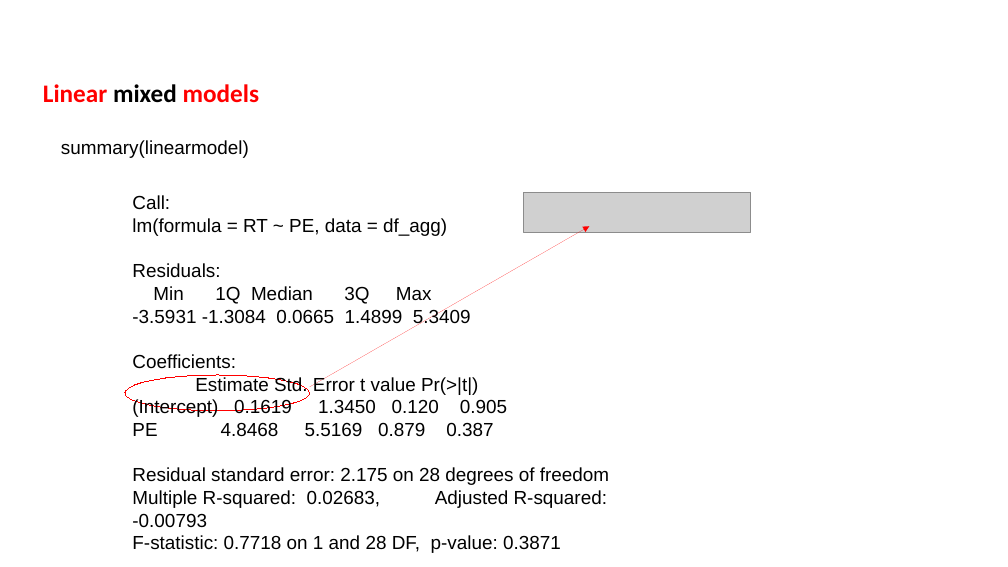
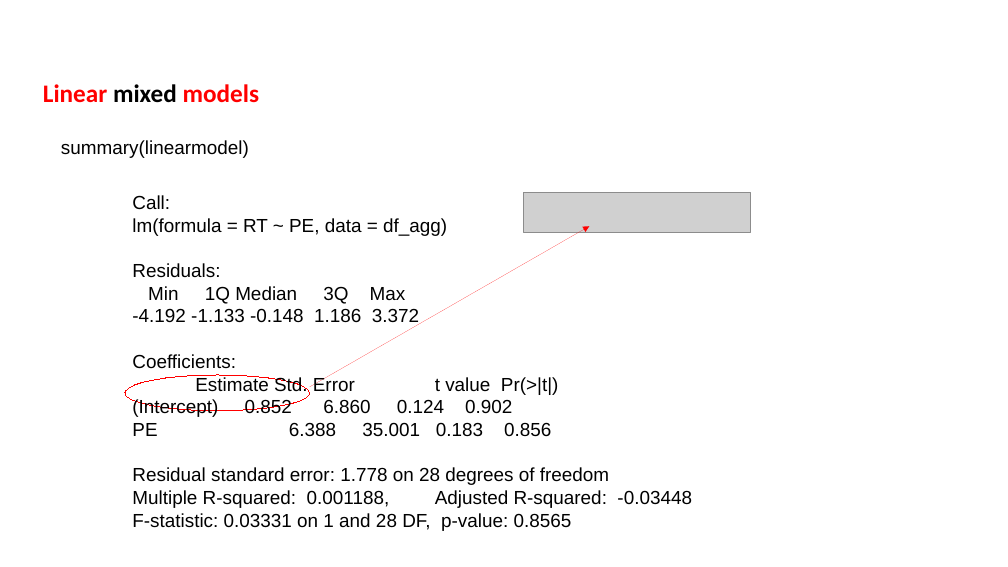
Before and after one commit to FPupillo/LMM_workshop, a slide deck: slide 13 of PPT_LMM.odp (slide 11 before the commit). Drawn at 1008x567 pixels with LibreOffice and Linux fonts; fonts in the diff are those of the drawing; grey boxes stand for pictures. Boxes give left, top, right and bottom in pixels: in the first picture for what was removed or moved away, otherwise in the second. Text is boxed around its words. In the diff, an @@ line names an element or a change of style, - is before the commit and + after.

```diff
--- a/PPT_LMM.odp
+++ b/PPT_LMM.odp
@@ text at box(132, 308, 419, 327): text changed @@
--3.5931 -1.3084 0.0665 1.4899 5.3409
+-4.192 -1.133 -0.148 1.186 3.372
@@ text at box(132, 399, 692, 531): text changed @@
-(Intercept) 0.1619 1.3450 0.120 0.905
-PE 4.8468 5.5169 0.879 0.387
-Residual standard error: 2.175 on 28 degrees of freedom
-Multiple R-squared: 0.02683, Adjusted R-squared: -0.00793
-F-statistic: 0.7718 on 1 and 28 DF, p-value: 0.3871
+(Intercept) 0.852 6.860 0.124 0.902
+PE 6.388 35.001 0.183 0.856
+Residual standard error: 1.778 on 28 degrees of freedom
+Multiple R-squared: 0.001188, Adjusted R-squared: -0.03448
+F-statistic: 0.03331 on 1 and 28 DF, p-value: 0.8565
```
Also in this commit, not shown: 10 other slides changed, 1 slide added, 1 slide removed, 2 other files.
